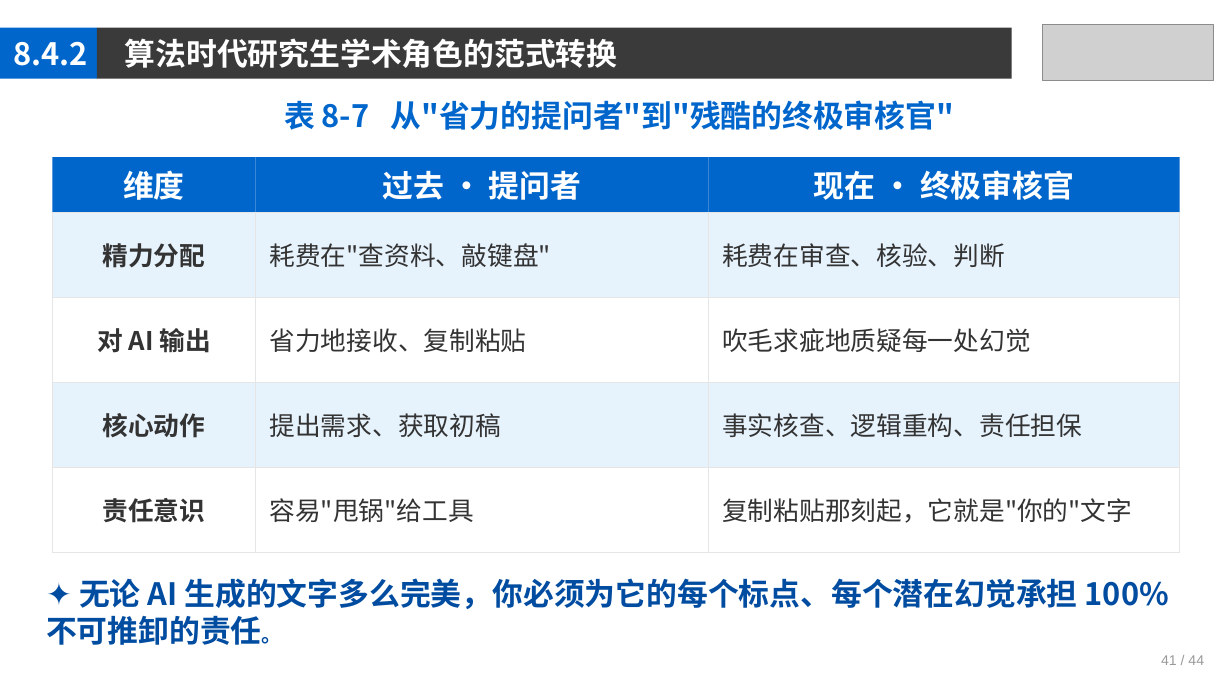
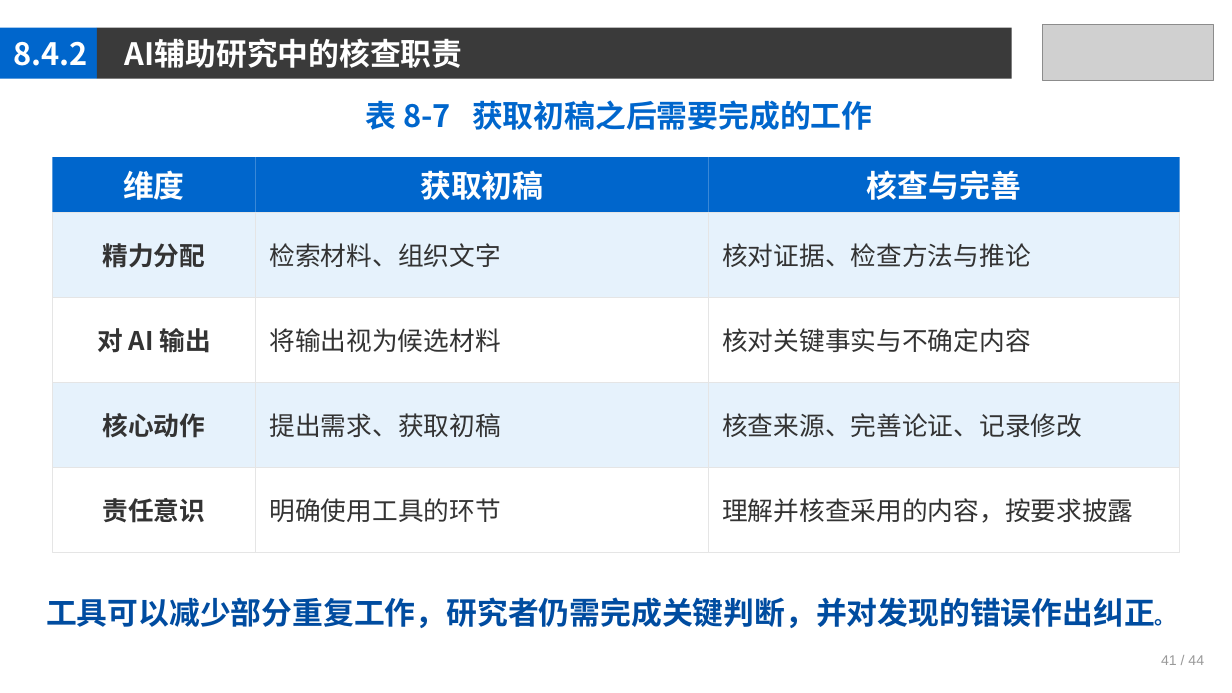
Before and after one commit to jpqiang/AIGC, a slide deck: slide 41 of 课件/第8章.pptx. Drawn at 1232x693 pixels with LibreOffice and Linux fonts; fonts in the diff are those of the drawing; grey boxes stand for pictures. Boxes give left, top, right and bottom in pixels: in the first picture for what was removed or moved away, otherwise in the second. Text is boxed around its words. In the diff, an @@ line names an element or a change of style, - is before the commit and + after.

```diff
--- a/课件/第8章.pptx
+++ b/课件/第8章.pptx
@@ text at (125,38,463,68): text changed @@
-算法时代研究生学术角色的范式转换
+AI辅助研究中的核查职责
@@ text at (366,100,872,130): text changed @@
-表 8-7 从"省力的提问者"到"残酷的终极审核官"
+表 8-7 获取初稿之后需要完成的工作
@@ text at (420,170,543,200): text changed @@
-过去 · 提问者
+获取初稿
@@ text at (867,170,1021,200): text changed @@
-现在 · 终极审核官
+核查与完善
@@ text at (269,243,500,267): text changed @@
-耗费在"查资料、敲键盘"
+检索材料、组织文字
@@ text at (722,243,1031,267): text changed @@
-耗费在审查、核验、判断
+核对证据、检查方法与推论
@@ text at (269,328,500,352): text changed @@
-省力地接收、复制粘贴
+将输出视为候选材料
@@ text at (722,328,1031,352): text changed @@
-吹毛求疵地质疑每一处幻觉
+核对关键事实与不确定内容
@@ text at (722,413,1082,437): text changed @@
-事实核查、逻辑重构、责任担保
+核查来源、完善论证、记录修改
@@ text at (269,498,500,522): text changed @@
-容易"甩锅"给工具
+明确使用工具的环节
@@ text at (722,498,1133,523): text changed @@
-复制粘贴那刻起，它就是"你的"文字
+理解并核查采用的内容，按要求披露
@@ text at (46,597,1176,628): text changed @@
-✦ 无论 AI 生成的文字多么完美，你必须为它的每个标点、每个潜在幻觉承担 100% 不可推卸的责任。
+工具可以减少部分重复工作，研究者仍需完成关键判断，并对发现的错误作出纠正。
```
Also in this commit, not shown: 41 other slides changed, 3 other files.
